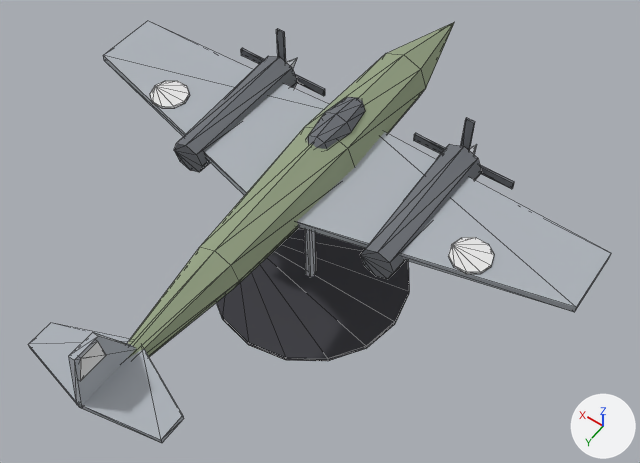
One commit to the glTF model csharp/Unciv.Godot/Packs/units/models/unit/Bomber.glb: the scene before it, then after it.
Rendered twice from a 50 mm lens placed at (-0.676, 0.911, 1.608), pointed at (-0.044, 0.026, 0.217). Lighting does not change. The marker at lower right points along +X, +Y and +Z. The picture after the commit comes second. Mesh edges are drawn as thin lines. Vertices at exactly the same position are counted once.

The first picture shows 'Body'.
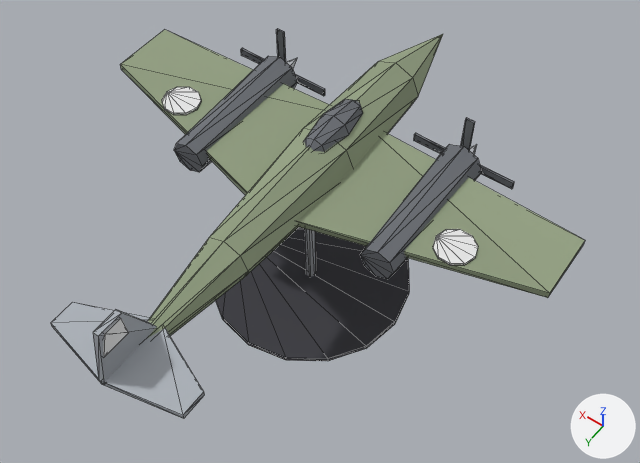
What differs and where, as boxes [x1, y1, x2, y2] in the pictures (640 x 463 px; the box of a moved part takes in the faces that stretch with it):
'Body', recoloured, reshaped (8% narrower, 7% shorter): before [28, 21, 611, 443]; after [51, 28, 585, 419]
part 1 of me_body, moved or reshaped: before [448, 237, 494, 274]; after [433, 229, 478, 266]
part 2 of me_body, moved or reshaped: before [150, 81, 189, 108]; after [162, 87, 201, 115]
part 3 of me_body, moved or reshaped: before [80, 341, 106, 381]; after [103, 318, 129, 357]
part 4 of me_body, moved or reshaped: before [306, 97, 365, 149]; after [304, 99, 363, 152]
part 5 of me_body, moved or reshaped: before [28, 21, 611, 443]; after [51, 29, 585, 419]
part 6 of me_body, recoloured: before [69, 335, 133, 360]; after [149, 267, 242, 336]

Edits to the bpy script that builds the scene:
```text
Change mat_dark:
    where n0 = _N.new('ShaderNodeBsdfPrincipled'); n0.name = 'Principled BSDF'
    remove n0.inputs[0].default_value = (0.16, 0.17, 0.19, 1.0)  # 'Base Color', grey #6f7379
    add n2 = _N.new('ShaderNodeMix'); n2.name = 'Mix'
    add n2.data_type = 'RGBA'
    add n2.blend_type = 'MULTIPLY'
    add n2.inputs[0].default_value = 1.0  # 'Factor'
    add n2.inputs[7].default_value = (0.16, 0.17, 0.19, 1.0)  # 'B', grey #6f7379
    add n3 = _N.new('ShaderNodeVertexColor'); n3.name = 'Color Attribute'
    add _L.new(n2.outputs[2], n0.inputs[0])  # 'Result' to 'Base Color'
    add _L.new(n3.outputs[0], n2.inputs[6])  # 'Color' to 'A'
Change mat_grey:
    where n0 = _N.new('ShaderNodeBsdfPrincipled'); n0.name = 'Principled BSDF'
    remove n0.inputs[0].default_value = (0.42, 0.45, 0.49, 1.0)  # 'Base Color', grey #adb3ba
    add n2 = _N.new('ShaderNodeMix'); n2.name = 'Mix'
    add n2.data_type = 'RGBA'
    add n2.blend_type = 'MULTIPLY'
    add n2.inputs[0].default_value = 1.0  # 'Factor'
    add n2.inputs[7].default_value = (0.42, 0.45, 0.49, 1.0)  # 'B', grey #adb3ba
    add n3 = _N.new('ShaderNodeVertexColor'); n3.name = 'Color Attribute'
    add _L.new(n2.outputs[2], n0.inputs[0])  # 'Result' to 'Base Color'
    add _L.new(n3.outputs[0], n2.inputs[6])  # 'Color' to 'A'
Change mat_olive:
    where n0 = _N.new('ShaderNodeBsdfPrincipled'); n0.name = 'Principled BSDF'
    remove n0.inputs[0].default_value = (0.3, 0.36, 0.23, 1.0)  # 'Base Color', greyish green #95a284
    add n2 = _N.new('ShaderNodeMix'); n2.name = 'Mix'
    add n2.data_type = 'RGBA'
    add n2.blend_type = 'MULTIPLY'
    add n2.inputs[0].default_value = 1.0  # 'Factor'
    add n2.inputs[7].default_value = (0.3, 0.36, 0.23, 1.0)  # 'B', greyish green #95a284
    add n3 = _N.new('ShaderNodeVertexColor'); n3.name = 'Color Attribute'
    add _L.new(n2.outputs[2], n0.inputs[0])  # 'Result' to 'Base Color'
    add _L.new(n3.outputs[0], n2.inputs[6])  # 'Color' to 'A'
Change mat_steel:
    where n0 = _N.new('ShaderNodeBsdfPrincipled'); n0.name = 'Principled BSDF'
    remove n0.inputs[0].default_value = (0.58, 0.6, 0.64, 1.0)  # 'Base Color', light grey #c8cbd1
    add n2 = _N.new('ShaderNodeMix'); n2.name = 'Mix'
    add n2.data_type = 'RGBA'
    add n2.blend_type = 'MULTIPLY'
    add n2.inputs[0].default_value = 1.0  # 'Factor'
    add n2.inputs[7].default_value = (0.58, 0.6, 0.64, 1.0)  # 'B', light grey #c8cbd1
    add n3 = _N.new('ShaderNodeVertexColor'); n3.name = 'Color Attribute'
    add _L.new(n2.outputs[2], n0.inputs[0])  # 'Result' to 'Base Color'
    add _L.new(n3.outputs[0], n2.inputs[6])  # 'Color' to 'A'
Change me_body:
    remove me_body.from_pydata(...)  # 265 vertices, 462 faces; spans x -0.55..0.55, y -0.55..0.61, z 0.0..0.47
    add me_body.from_pydata(...)  # 265 vertices, 462 faces; spans x -0.5..0.5, y -0.5..0.56, z 0.0..0.47
    me_body part 1: the loose piece of 20 vertices spanning x -0.392..-0.312, y -0.038..0.038, z 0.347..0.352 is moved by (0.032, 0.0, 0.0)
    me_body part 2: the loose piece of 20 vertices spanning x 0.312..0.392, y -0.038..0.038, z 0.347..0.352 is moved by (-0.032, 0.0, 0.0)
    me_body part 3: the loose piece of 8 vertices spanning x -0.007..0.007, y 0.54..0.595, z 0.416..0.464 is moved by (0.0, -0.05, 0.0)
    me_body part 4: the loose piece of 26 vertices spanning x -0.035..0.035, y -0.178..0.002, z 0.366..0.426 is moved by (0.0, 0.008, 0.0)
    me_body part 5: 65 of 265 vertices moved; they spanned x -0.55..0.55, y -0.55..0.61, z 0.27..0.47 and now span x -0.5..0.5, y -0.5..0.56, z 0.27..0.47; mean shift (0.0, -0.02, 0.0); largest move (0.009, 0.55, 0.331) -> (0.0, -0.3, 0.4)
    me_body part 6: 3 faces spanning x -0.049..0.049, y 0.25..0.5, z 0.34..0.389 switch from mat_grey (grey #adb3ba) to mat_olive
```
